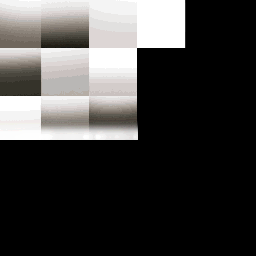
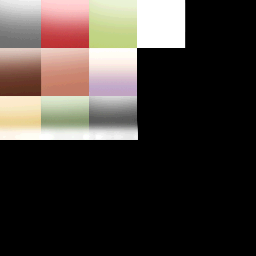
Before/after of a 256 × 256 layered artwork. What changed in the layer stack:
hid group "Corrupted effects" (7 layers) over [41, 0, 89, 48]
